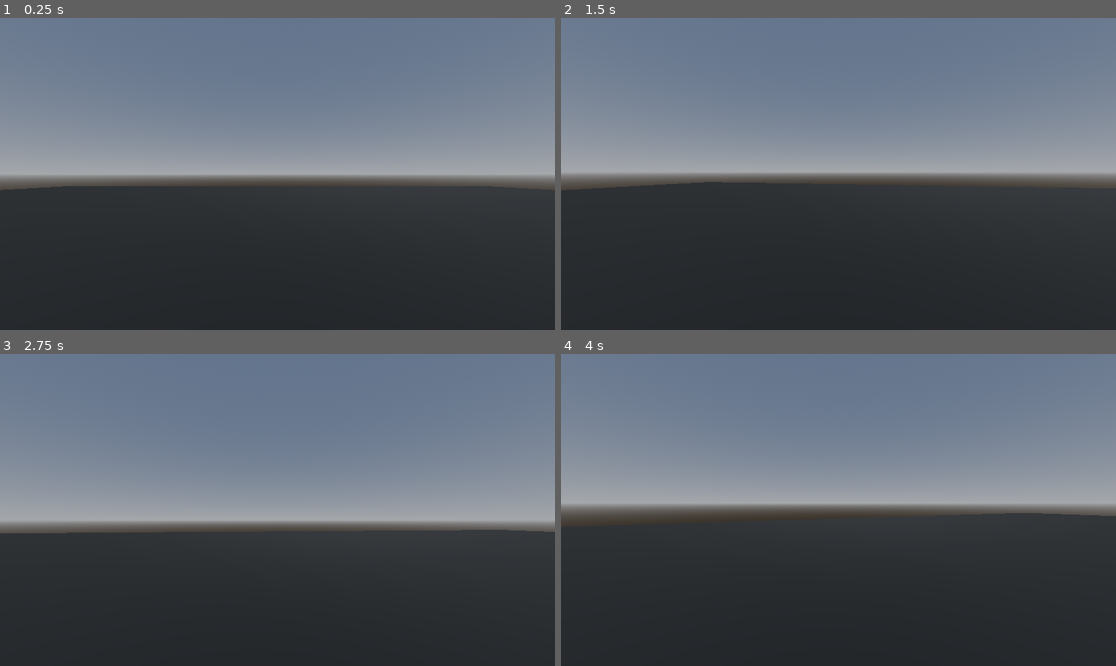
Above: before the commit, frames 1-4 (two rows, left to right).
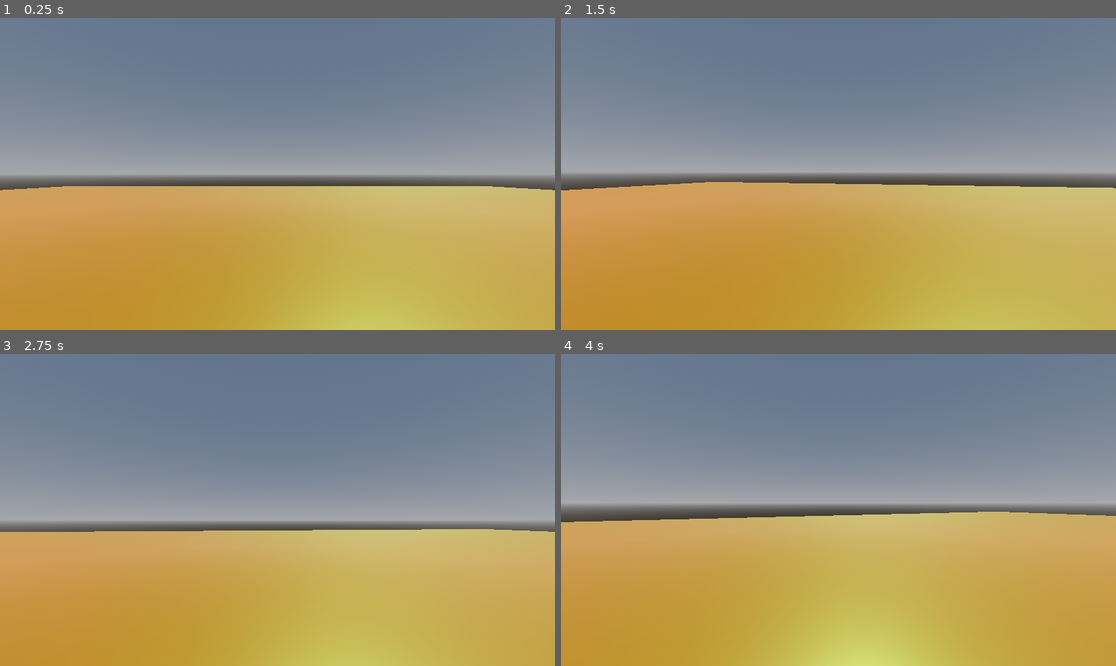
Above: after the commit, the same moments.

Repository: Nyedveg/Hop-Shot
Game: Godot game, scene res://MAIN.tscn
Two runs of this game, one before a commit and one after it. Both use one fixed random seed, a clock stepped at 60 frames per second and the inputs below.
Inputs (mouse positions are in pixels of both pictures, inside the frame that each line leads up to):
- Up to frame 1 (0.25 s): no input
- Up to frame 2 (1.5 s): tap Enter (ui_accept) at 0.5, 0.77 s; move the mouse to (866, 174) at 0.52 s; hold Ctrl (crouch) 0.53-1.28 s; hold W (MOVE_FORWARD) from 0.53 s (still down); move the mouse to (810, 174) at 1.27 s; tap Q (PICKUP) at 1.35 s
- Up to frame 3 (2.75 s): keep holding W (MOVE_FORWARD); tap Enter (ui_accept) at 1.52, 2 s; tap Ctrl (crouch) at 1.55 s; move the mouse to (288, 503) at 2.02 s; hold Ctrl (crouch) from 2.03 s (still down)
- Up to frame 4 (4 s): keep holding W (MOVE_FORWARD); move the mouse to (832, 516) at 2.77 s; release Ctrl (crouch) at 2.78 s; tap Ctrl (crouch) at 2.85 s; tap Enter (ui_accept) at 3.02, 3.77 s; move the mouse to (877, 513) at 3.52 s; hold Ctrl (crouch) from 3.53 s (still down); tap Q (PICKUP) at 3.6 s

The runs differ from the first frame. In frame 1, 46% of the frame differs, in the area x 0-100%, y 53-100%; in frame 2, 46%; in frame 3, 43%; in frame 4, 48%, in the area x 0-100%, y 50-100%.

Commit message:
Crouch speed is set to a different value while crouching

Diff:
--- a/MAIN.tscn
+++ b/MAIN.tscn
@@ -4,7 +4,11 @@
 [ext_resource type="PackedScene" uid="uid://bxlhpwp5e5gig" path="res://WEAPONS/weapon.tscn" id="2_cfkjj"]
 
 [sub_resource type="StandardMaterial3D" id="StandardMaterial3D_ukhvu"]
-albedo_color = Color(0.0156863, 0.0156863, 0, 1)
+albedo_color = Color(0.54902, 0.0156863, 0, 1)
+roughness = 0.34
+emission_enabled = true
+emission = Color(0, 0.278431, 0, 1)
+emission_energy_multiplier = 1.84
 
 [node name="Node3D" type="Node3D"]
 
--- a/PLAYER/Player.gd
+++ b/PLAYER/Player.gd
@@ -5,7 +5,7 @@
 # NORMAL SPEED.
 var normal_speed = 5.0
 # SPRINT/RUNING SPEED.
-var sprint_speed = 10.0
+var sprint_speed = 15.0
 # accel_in_air STANDS FOR ACCELERATION IN HANPPENING IN AIR.
 # accel_normal STANDS FOR ACCELERATION IN NOT HANPPENING IN AIR BUT INSTEAD ON GROUND.
 const accel_normal = 10.0
@@ -24,6 +24,8 @@
 var crouch_height = 1.0
 # LOWEST HEIGHT AND MAXIMUM TRANSITION SPEED OF CROUCHING.
 var crouch_speed = 10.0
+# CROUCH MOVEMENT SPEED
+var crouch_move_speed = 2.0
 # MOUSE SENSITIVITY.
 var mouse_sense = 0.15
 #IMPROTANT VARIABLES FOR PLAYER MOVEMENT.
@@ -101,6 +103,8 @@
 	if Input.is_action_pressed("crouch") and Input.is_action_pressed("sprint"):
 		speed = normal_speed
 	# ADDS JUMPING AND GRAVITY.
+	if Input.is_action_pressed("crouch"):
+		speed = crouch_move_speed
 	if not is_on_floor():
 		accel = accel_in_air
 		velocity.y -= gravity * delta
